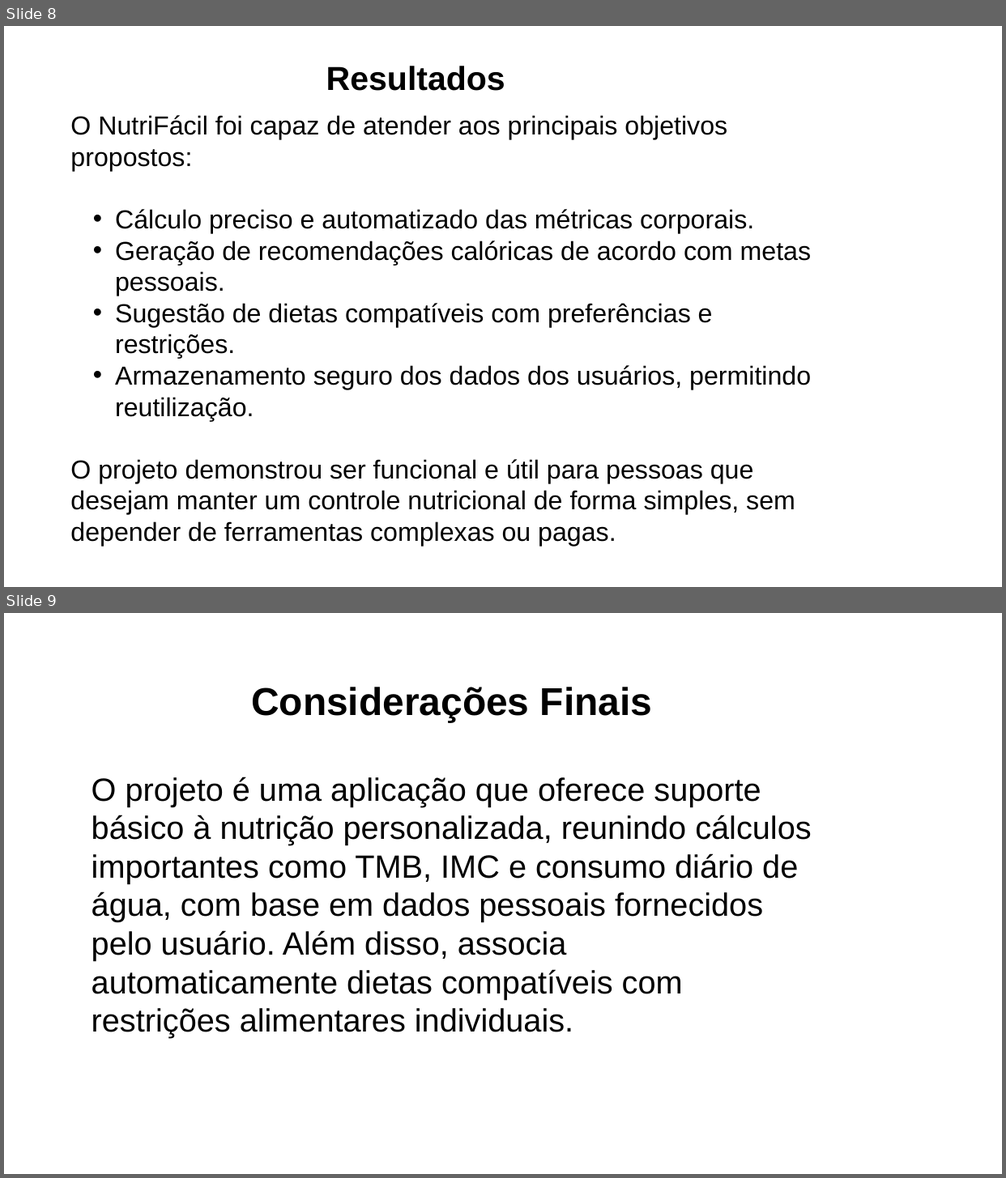
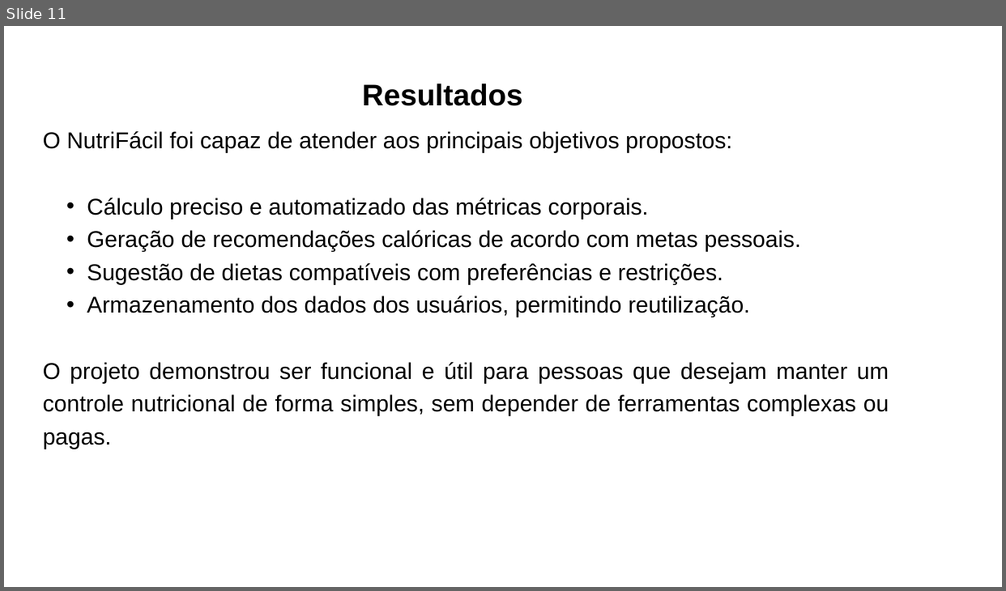
Before and after one commit to NutriFacil-A3/NutriFacil, a slide deck: slides/SlidesNutriFacil.pptx. Shown one above the other, each under a label of ours: slides 8 and 9 before the commit, slide 11 after it. The pictures are 1006x1178 and 1006x591 pixels, drawn with LibreOffice and Linux fonts; fonts in the diff are those of the drawing; background and template pictures are left out. Boxes give left, top, right and bottom in pixels: in the first picture for what was removed or moved away, otherwise in the second. Text is boxed around its words. In the diff, an @@ line names an element or a change of style, - is before the commit and + after.

Commit message:
docs: Formatando doc e adicionando em .pdf

```diff
--- a/slides/SlidesNutriFacil.pptx
+++ b/slides/SlidesNutriFacil.pptx
@@ slide 9 removed at <box>4,613,1002,1174</box>, background picture (left out) @@
@@ text removed at <box>251,687,652,722</box> @@
-Considerações Finais
@@ text removed at <box>91,777,811,1038</box> @@
-O projeto é uma aplicação que oferece suporte básico à nutrição personalizada, reunindo cálculos importantes como TMB, IMC e consumo diário de água, com base em dados pessoais fornecidos pelo usuário. Além disso, associa automaticamente dietas compatíveis com restrições alimentares individuais.
@@ what was slide 8 is now slide 11 @@
@@ slide 11 changed as well @@
@@ text "Resultados": place and size @@
-text "Resultados" at <box>326,66,505,91</box>
+text "Resultados" at <box>362,84,523,106</box>
@@ text "Resultados" at <box>362,84,523,106</box>: size 48 to 43 pt; line spacing 57.6pt to 1.2 @@
@@ text "O NutriFácil foi capaz de ...": place and size @@
-text "O NutriFácil foi capaz de ..." at <box>70,115,812,546</box>
+text "O NutriFácil foi capaz de ..." at <box>43,131,889,450</box>
@@ text at <box>43,131,889,450</box>: size 37.6 to 33 pt in "O NutriFácil foi capaz de atender aos ...", "Cálculo preciso e automatizado das métricas corporais.", "Geração de recomendações calóricas de acordo com ...", "Sugestão de dietas compatíveis com preferências e ..." and 1 more places; alignment left to justified; line spacing 45.1pt to 1.2; indent changed @@
@@ text at <box>87,296,751,318</box>: text changed; size 37.6 to 33 pt @@
-  • Armazenamento seguro dos dados dos usuários, permitindo reutilização.
+  • Armazenamento dos dados dos usuários, permitindo reutilização.
```
Also in this commit, not shown: 6 other slides changed, 4 slides added, 2 other slides removed, 1 other file.
